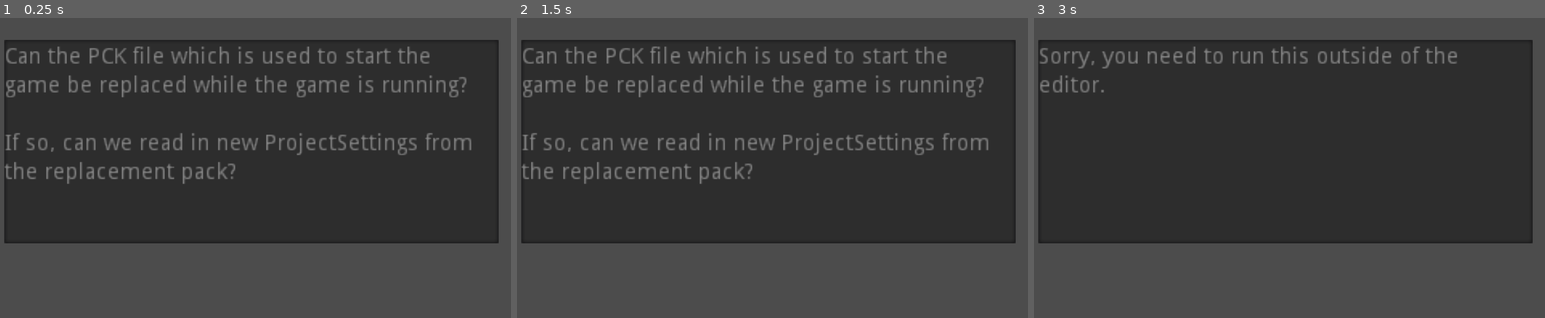
Above: before the commit, frames 1-3 (left to right).
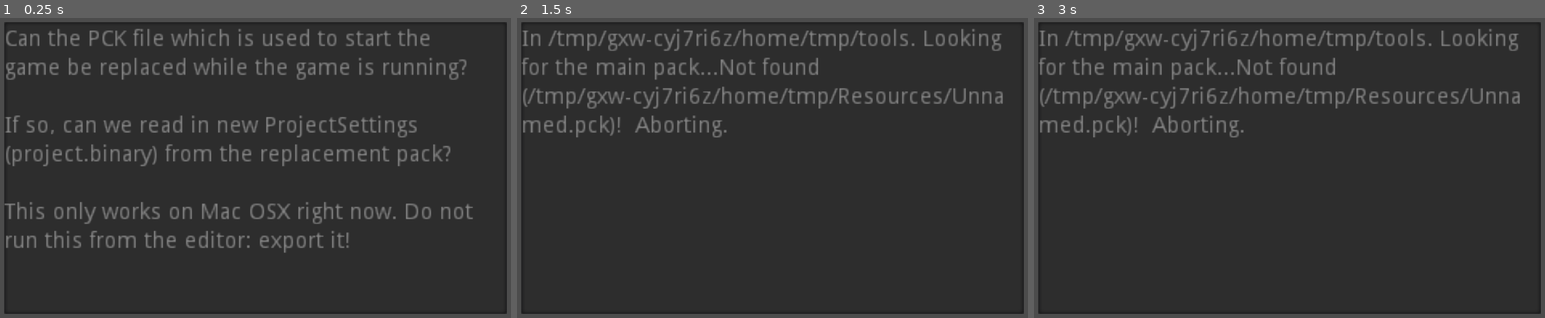
Above: after the commit, the same moments.

Repository: Terkwood/godot-pack-replacement-test
Game: Godot game, scene res://ReplaceRunningPack.tscn
Same seed, same stepped clock (60 frames per second), same inputs: the game is played once before the commit and once after it.
Inputs:
- Up to frame 1 (0.25 s): no input
- Up to frame 2 (1.5 s): tap Enter at 0.5 s; tap Space at 1.25 s
- Up to frame 3 (3 s): tap Enter at 2 s; tap Space at 2.75 s

The runs differ from the first frame. In frame 1, 41% of the frame differs, in the area x 0-100%, y 1-99%; in frame 2, 38%; in frame 3, 35%.

Commit message:
Draft the experiment (#2)

Diff:
--- a/ReplaceRunningPack.gd
+++ b/ReplaceRunningPack.gd
@@ -6,10 +6,59 @@
 	pass
 
 func _is_editor_mode():
-	return true
+	if OS.has_feature("editor"):
+		return true
+	else:
+		return false
 
 func _on_WaitToRun_timeout():
-	if _is_editor_mode():
-		$Display.text = "Sorry, you need to run this outside of the editor."
+	#if _is_editor_mode():
+	#	$Display.text = "Sorry, you need to run this outside of the editor."
+	#	return
+
+	var exec_dir = OS.get_executable_path().get_base_dir()
+	if exec_dir == "/Applications/Godot.app/Contents/MacOS":
+		$Display.text = "Using the system install of Godot... "
+		var pf = File.new()
+		if pf.file_exists("test.pck"):
+			$Display.text += "Found `test.pck`.  Trying to overwrite `export/main.pck`..."
+			var pd = Directory.new()
+			if pd.copy("test.pck", "export/main.pck") == OK:
+				$Display.text += " Success! Now let's reload our original PCK... "
+				ProjectSettings.load_resource_pack("export/main.pck")
+				get_tree().change_scene("res://ReplaceRunningPack.tscn")
+			else:
+				$Display.text += " FAILED!  We're done here."
+				return
+		else:
+			$Display.text += "!!! Could not find `test.pck`, abort !!!"
+			return
 	else:
-		$Display.text = "WIP"
+		$Display.text = "In %s. Looking for the main pack..." % exec_dir
+		var pf = File.new()
+		var split_exec_dir = exec_dir.split("/")
+		var main_pack = ""
+		for i in range(0, split_exec_dir.size() - 1):
+			main_pack += "/%s" % split_exec_dir[i]
+		main_pack += "/Resources/Unnamed.pck"
+		main_pack = main_pack.substr(1)
+		if !pf.file_exists(main_pack):
+			$Display.text += "Not found (%s)!  Aborting." % main_pack
+			return
+
+		$Display.text += main_pack
+		$Display.text += " Looking for the replacement..."
+		# Note that this cp should be run by export.sh
+		if !pf.file_exists("/tmp/000-test.pck"):
+			$Display.text += "Not found!  Run export.sh to copy the replacement PCK into /tmp.  Aborting."
+			return
+
+		$Display.text += " Trying to copy over the main pack file... "
+		var pd = Directory.new()
+		if pd.copy("/tmp/000-test.pck", main_pack) == OK:
+			$Display.text += " Success! Now let's reload our original PCK... "
+			ProjectSettings.load_resource_pack(main_pack)
+			get_tree().change_scene("res://ReplaceRunningPack.tscn")
+		else:
+			$Display.text += " FAILED!  Sorry."
+		return
--- a/ReplaceRunningPack.tscn
+++ b/ReplaceRunningPack.tscn
@@ -6,14 +6,16 @@
 script = ExtResource( 1 )
 
 [node name="Display" type="TextEdit" parent="."]
-margin_left = 49.1023
-margin_top = 73.2963
-margin_right = 357.102
-margin_bottom = 200.296
+margin_left = 49.0
+margin_top = 40.0
+margin_right = 362.0
+margin_bottom = 222.0
 rect_scale = Vector2( 3, 3 )
 text = "Can the PCK file which is used to start the game be replaced while the game is running?
 
-If so, can we read in new ProjectSettings from the replacement pack?"
+If so, can we read in new ProjectSettings (project.binary) from the replacement pack?
+
+This only works on Mac OSX right now. Do not run this from the editor: export it!"
 readonly = true
 wrap_enabled = true
 __meta__ = {
@@ -21,7 +23,7 @@
 }
 
 [node name="WaitToRun" type="Timer" parent="."]
-wait_time = 3.0
+wait_time = 1.5
 one_shot = true
 autostart = true
 [connection signal="timeout" from="WaitToRun" to="." method="_on_WaitToRun_timeout"]
Not shown, added: .gitignore
Not shown, changed: README.md
Not shown, added: export.sh
Not shown, added: run_exported_mac_app.sh
Not shown, added: run_system_install.sh
Not shown, added: test.pck
